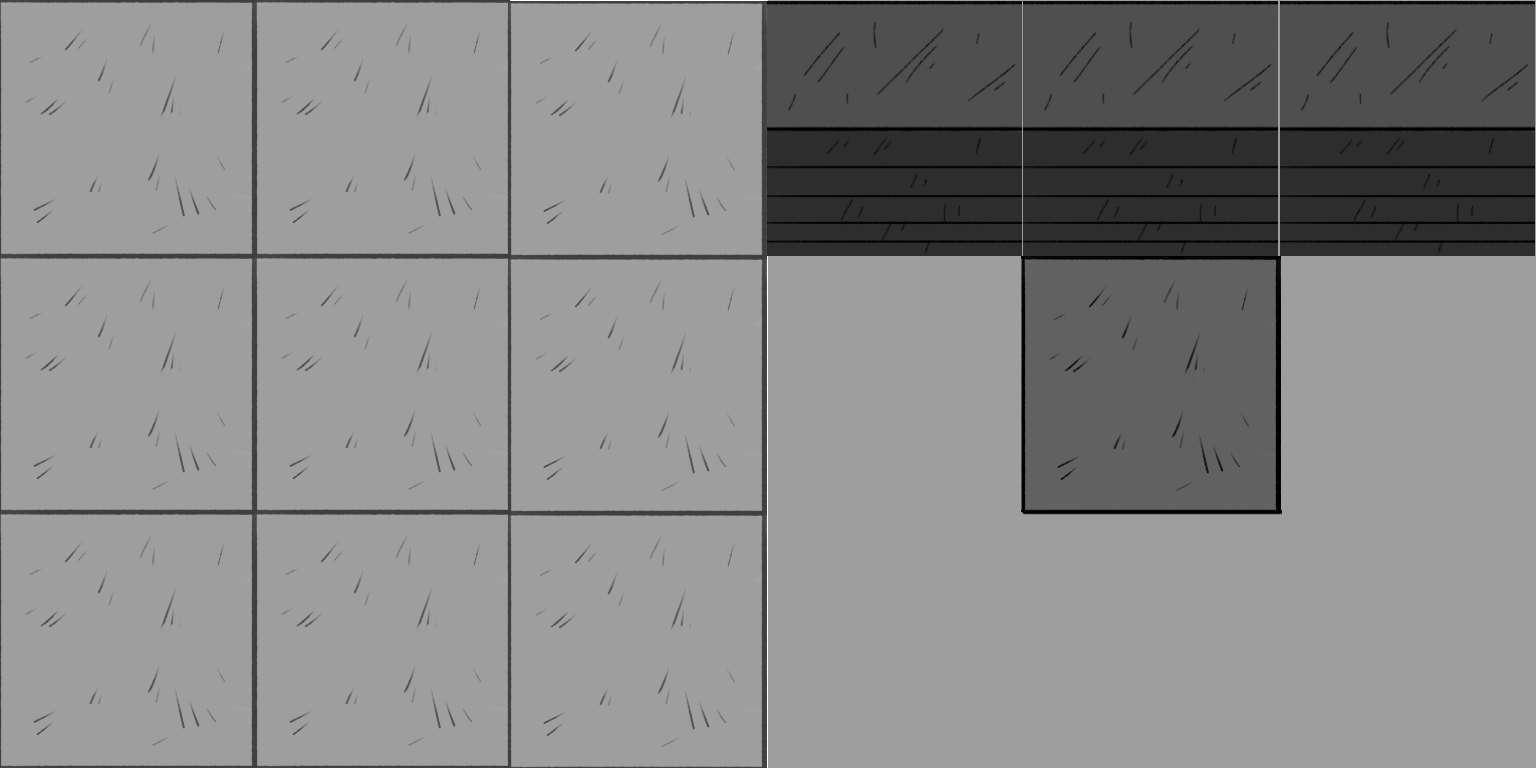
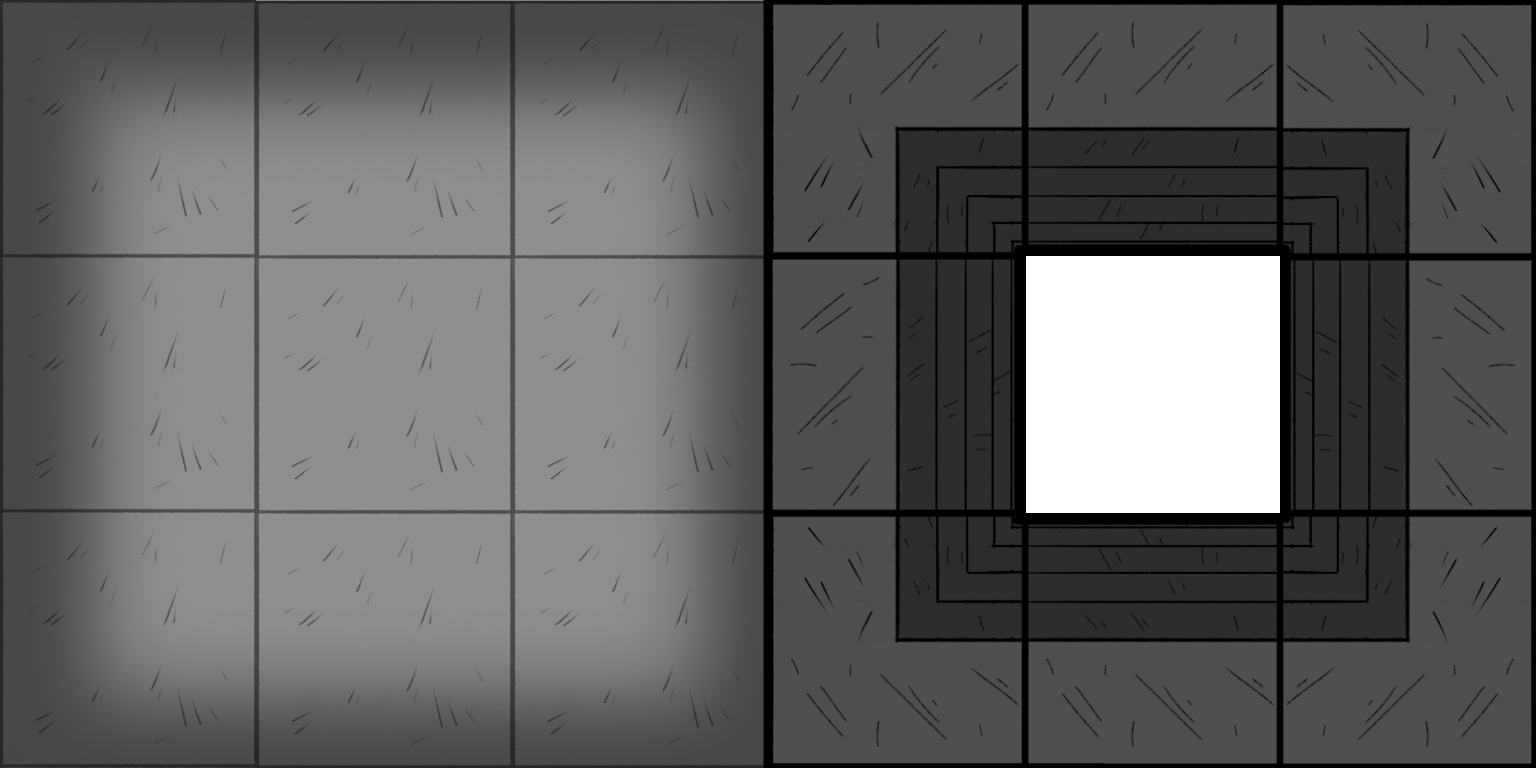
Layers edited between the first and the second 1536px x 768px image:
removed layer "Layer 13" over [1021, 256, 1282, 515]
removed layer "Layer 12" over [767, 1, 1535, 256]
removed layer "Layer 8" over [768, 0, 1536, 768]
removed layer "Layer 7" over [0, 0, 768, 768]
added layer "Layer 22" above "Layer 21" over [762, 0, 1536, 768]
added layer "Layer 21" (50%) above "Layer 20" over [0, 0, 768, 768]
added layer "Layer 20" above "Layer 16" over [0, 0, 768, 768]
added layer "Layer 16" over [769, 1, 1536, 768]
